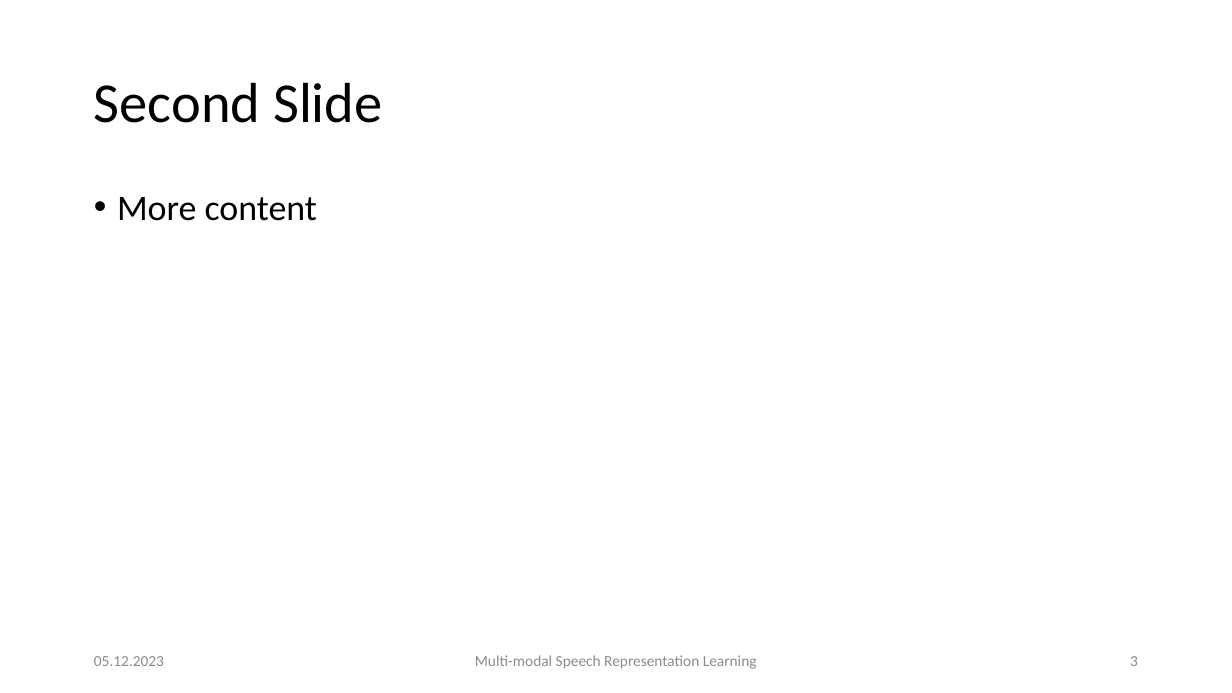
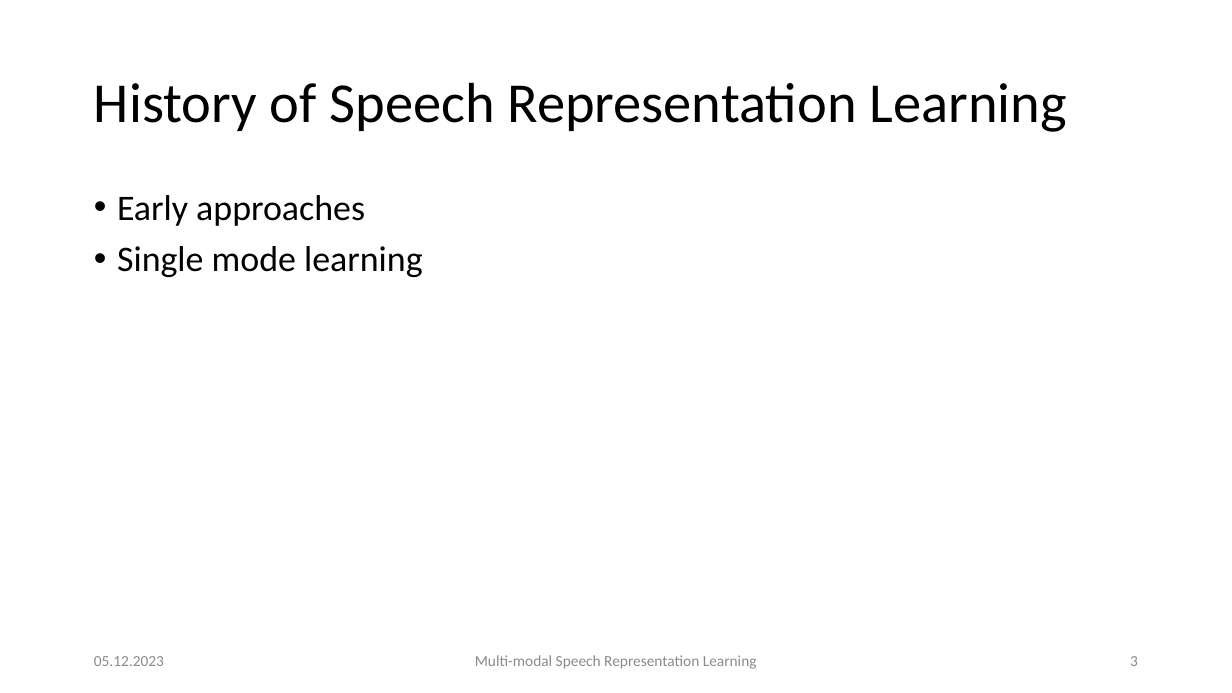
Before and after one commit to carlos-schmidt/nn-seminar, a slide deck: slide 3 of presentation.pptx. Drawn at 1232x693 pixels with LibreOffice and Linux fonts; fonts in the diff are those of the drawing. Boxes give left, top, right and bottom in pixels: in the first picture for what was removed or moved away, otherwise in the second. Text is boxed around its words. In the diff, an @@ line names an element or a change of style, - is before the commit and + after.

```diff
--- a/presentation.pptx
+++ b/presentation.pptx
@@ title at box(94, 82, 1067, 132): text changed @@
-Second Slide
+History of Speech Representation Learning
@@ text at box(117, 195, 423, 277): text changed @@
-• More content
+• Early approaches
+• Single mode learning
```
Also in this commit, not shown: 1 other slide changed, 16 slides added, 7 other files.
